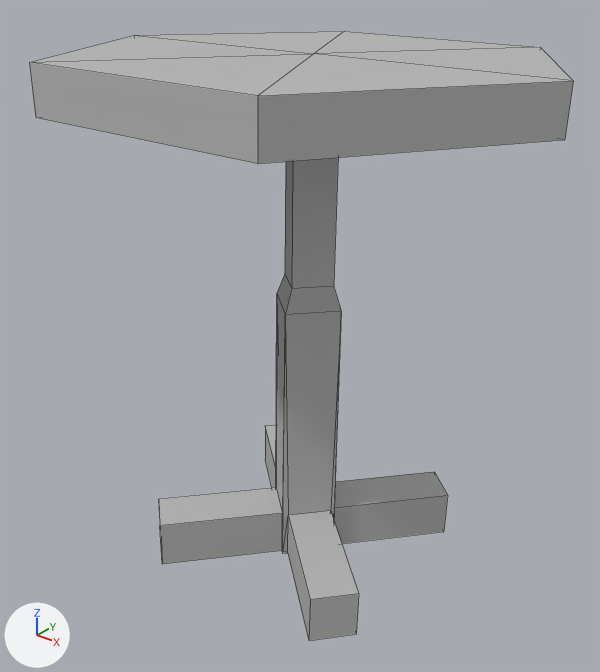
Before and after pictures for a commit that changed the FBX model Assets/FBX/A3D_tabouret_.fbx.
The view is the same before and after, from a 50 mm lens placed at (0.785, -1.301, -0.194), pointed at (0.626, -1.102, -0.317). The lights are fixed; the arrows at lower left show +X, +Y and +Z. Mesh edges are drawn as thin lines. Where no turn or scale is listed for an object, it has been applied to the vertices.
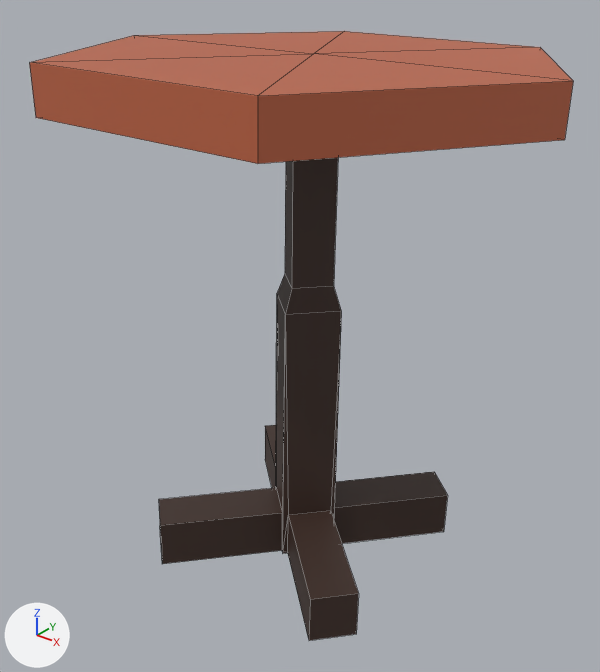
The newer file is also turned or shifted as a whole; pictures and numbers use the older file's frame.

What changed in the scene script:
```text
Add mat_lambert85:
    mat_lambert85 = principled_material('lambert85')
    mat_lambert85.base_color = (0.51, 0.125, 0.0556)  # orange #bd6343
Add mat_lambert86:
    mat_lambert86 = principled_material('lambert86')
    mat_lambert86.base_color = (0.51, 0.125, 0.0556)  # orange #bd6343
Add mat_lambert87:
    mat_lambert87 = principled_material('lambert87')
    mat_lambert87.base_color = (0.052, 0.0279, 0.0207)  # brown #402f27
Change me_mesh:
    where me_mesh.from_pydata(...)  # 66 vertices, 78 faces; spans x -0.079..0.079, y -0.07..0.07, z -0.089..0.089
    used by ob_pcylinder9; location = (0.6278, -1.0979, -0.3134)
    me_mesh part 1: all 12 faces centred in x -0.059..0.059, y -0.07..0.07, z 0.079..0.088 switch from mat_lambert25 (grey #bcbcbc) to mat_lambert85 (orange #bd6343)
    me_mesh part 2: 60 of the faces centred in x -0.04..0.04, y -0.045..0.037, z -0.088..0.077 switch from mat_lambert25 (grey #bcbcbc) to mat_lambert87 (brown #402f27)
    add me_mesh.materials.append(mat_lambert86)  # orange #bd6343
```

Where the change shows, as pixel boxes [x1, y1, x2, y2] in the pictures (600 x 672 px):
part 1 of me_mesh, recoloured (grey to brown): [30, 31, 573, 164] in both
part 2 of me_mesh, recoloured: [159, 158, 448, 641] in both
